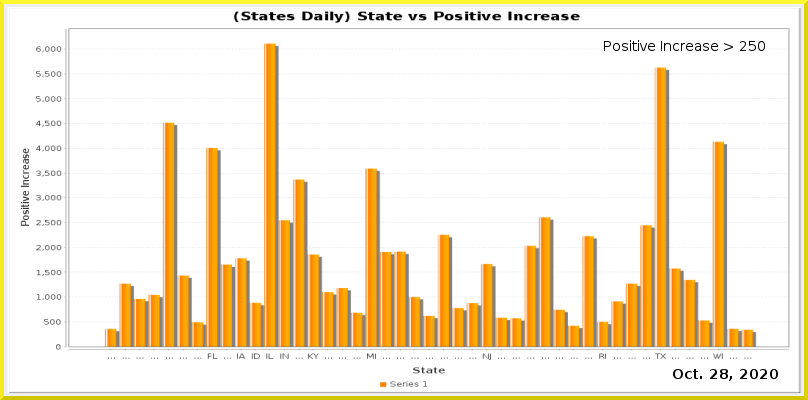
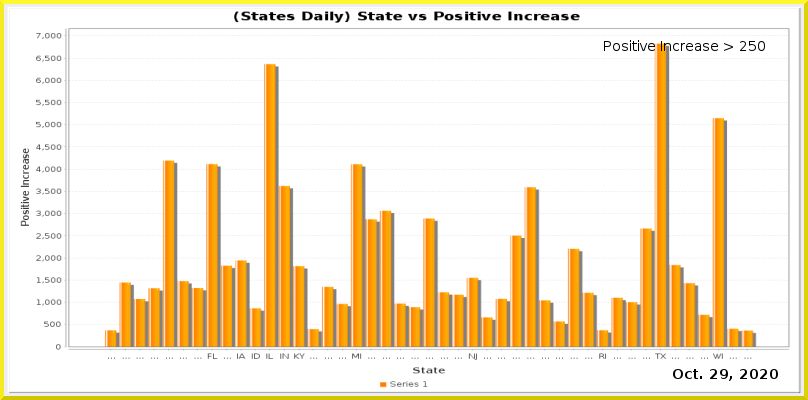
Layered file, before and after one edit (808x400). Changes by layer:
painted on "Current Date" over [720, 369, 728, 379]
painted on "Date_vs_TestIncrease.png" over [36, 33, 788, 360]
